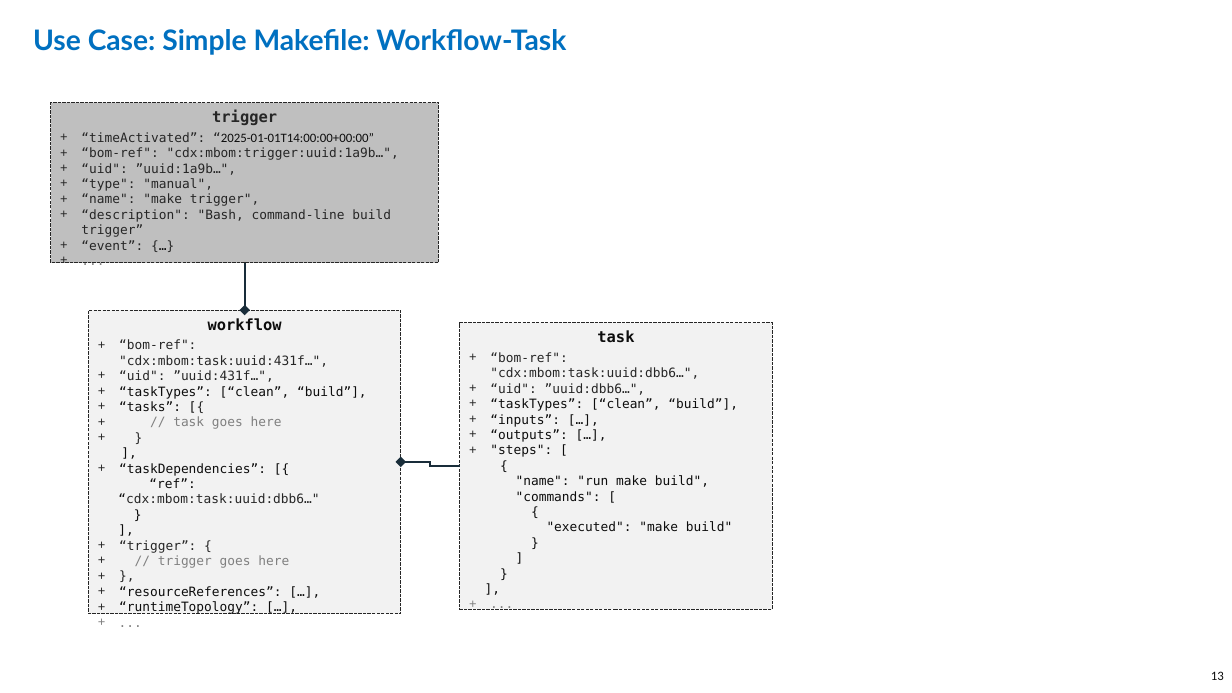
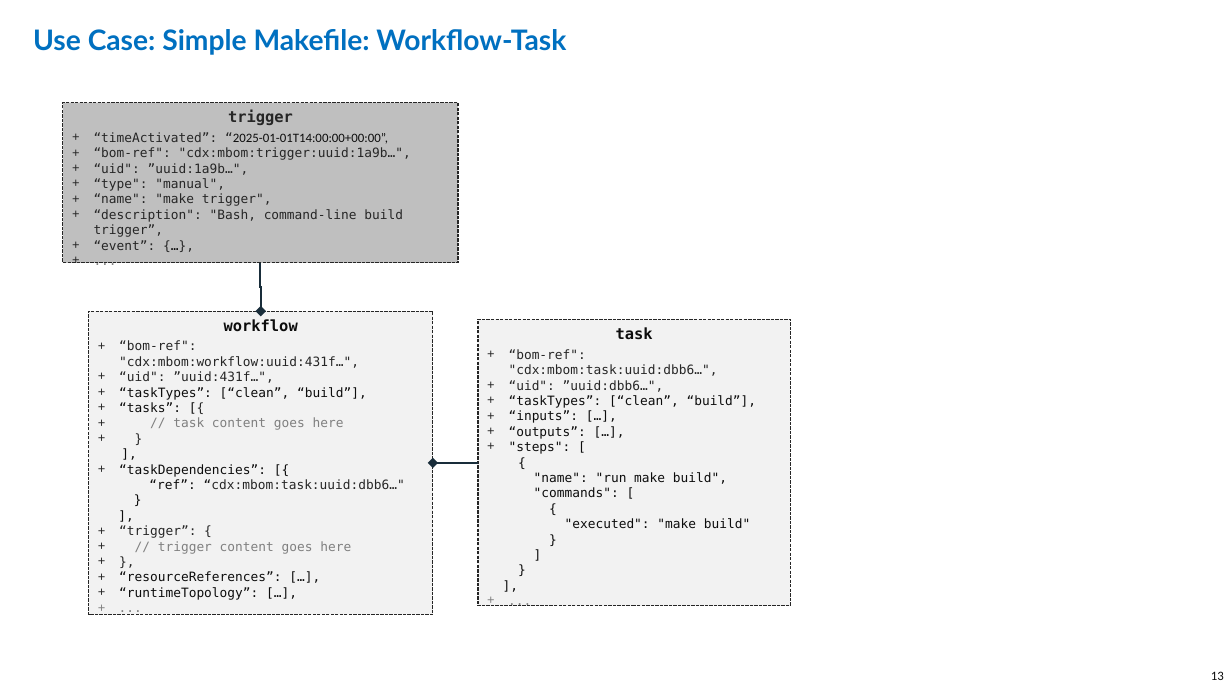
Before and after one commit to CycloneDX/guides, a slide deck: slide 13 of MBOM/en/images/CycloneDX-Formulation-diagrams.pptx. Drawn at 1232x693 pixels with LibreOffice and Linux fonts; fonts in the diff are those of the drawing. Boxes give left, top, right and bottom in pixels: in the first picture for what was removed or moved away, otherwise in the second. Text is boxed around its words. In the diff, an @@ line names an element or a change of style, - is before the commit and + after.

Commit message:
Initial contributions for MBOM guide

```diff
--- a/MBOM/en/images/CycloneDX-Formulation-diagrams.pptx
+++ b/MBOM/en/images/CycloneDX-Formulation-diagrams.pptx
@@ rectangle "trigger" resized from (x1=51, y1=103, x2=438, y2=263) to (x1=63, y1=103, x2=458, y2=263) @@
@@ text in rectangle at (x1=94, y1=132, x2=388, y2=143): text changed @@
-+ “timeActivated”: “2025-01-01T14:00:00+00:00”
++ “timeActivated”: “2025-01-01T14:00:00+00:00”,
@@ text in rectangle at (x1=94, y1=209, x2=403, y2=250): text changed @@
-+ “description": "Bash, command-line build trigger”
-+ “event”: {…}
++ “description": "Bash, command-line build trigger”,
++ “event”: {…},
@@ elbow arrow moved from (245, 310) - (245, 263) to (261, 311) - (261, 263) @@
@@ rectangle "workflow" resized from (x1=89, y1=310, x2=401, y2=613) to (x1=89, y1=311, x2=433, y2=614) @@
@@ rectangle "task" moved from (x1=460, y1=322, x2=772, y2=609) to (x1=478, y1=319, x2=790, y2=606) @@
@@ text in rectangle at (x1=119, y1=340, x2=359, y2=368): text changed @@
-+ “bom-ref": "cdx:mbom:task:uuid:431f…",
++ “bom-ref": "cdx:mbom:workflow:uuid:431f…",
@@ text in rectangle at (x1=173, y1=417, x2=344, y2=430): text changed @@
-+ // task goes here
++ // task content goes here
@@ elbow arrow moved from (401, 462) - (460, 466) to (433, 463) - (478, 462) @@
@@ text in rectangle at (x1=158, y1=541, x2=351, y2=554): text changed @@
-+ // trigger goes here
++ // trigger content goes here
```
Also in this commit, not shown: 1 other slide changed, 3 other files.
